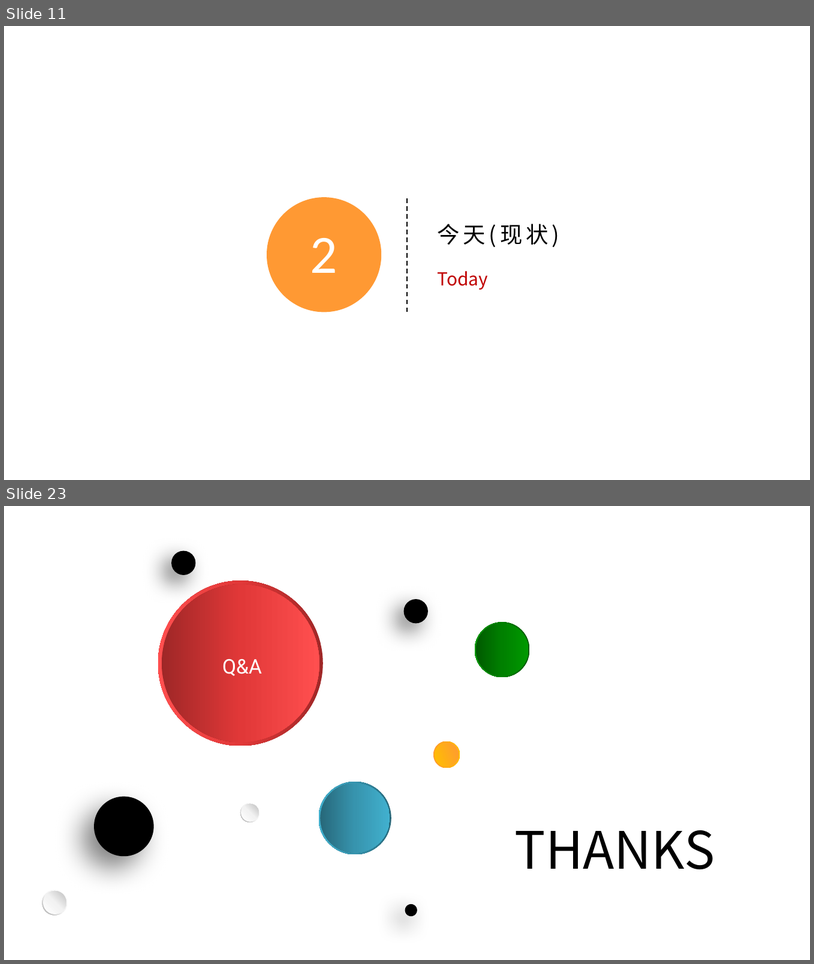
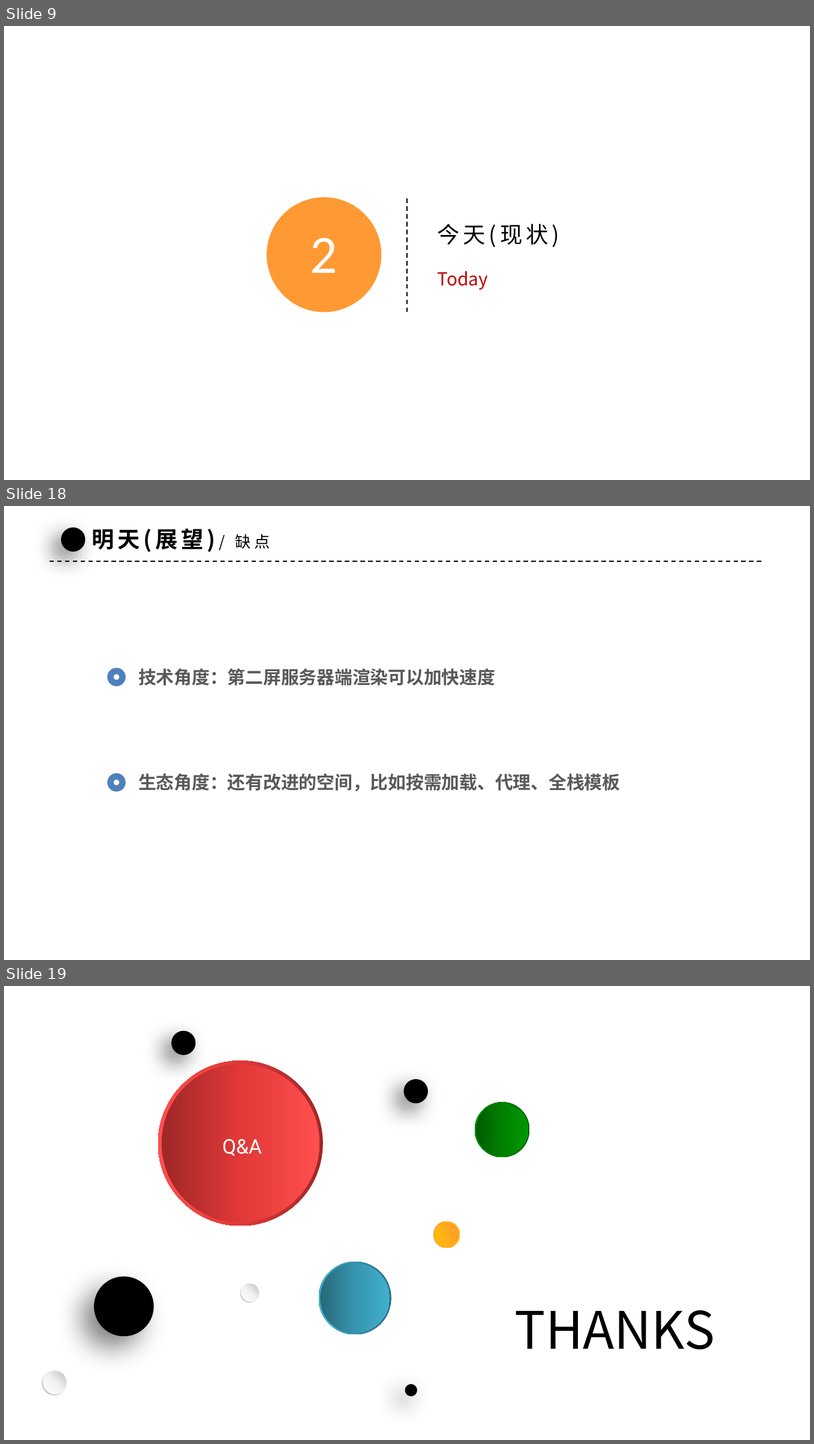
Before and after one commit to xiaoqiang-zhao/my-cellar, a slide deck: web/articles/ssr/SSR.pptx. Shown one above the other, each under a label of ours: slides 11 and 23 before the commit, slides 9, 18 and 19 after it; the slides between them are not shown. The pictures are 814x964 and 814x1444 pixels, drawn with LibreOffice and Linux fonts; fonts in the diff are those of the drawing; background and template pictures are left out. Boxes give left, top, right and bottom in pixels: in the first picture for what was removed or moved away, otherwise in the second. Text is boxed around its words. In the diff, an @@ line names an element or a change of style, - is before the commit and + after.

```diff
--- a/web/articles/ssr/SSR.pptx
+++ b/web/articles/ssr/SSR.pptx
@@ slide 18 added at (x1=4, y1=506, x2=810, y2=960), background picture (left out) @@
@@ ellipse added at (x1=61, y1=527, x2=86, y2=551), fill #000000 @@
@@ text added at (x1=92, y1=528, x2=270, y2=552), 20 pt, text #000000, bold @@
+明天(展望)/ 缺点
@@ line added from (49, 561) to (765, 561), #000000 1 pt dashed @@
@@ donut added at (x1=109, y1=669, x2=125, y2=685), fill #4F81BD, outline #4F81BD 2 pt @@
@@ text added at (x1=138, y1=668, x2=495, y2=685), 16 pt, text #595959, bold @@
+技术角度：第二屏服务器端渲染可以加快速度
@@ donut added at (x1=109, y1=775, x2=125, y2=790), fill #4F81BD, outline #4F81BD 2 pt @@
@@ text added at (x1=138, y1=773, x2=620, y2=791), 16 pt, text #595959, bold @@
+生态角度：还有改进的空间，比如按需加载、代理、全栈模板
@@ what was slide 11 is now slide 9 @@
@@ what was slide 23 is now slide 19 @@
```
Also in this commit, not shown: 7 slides changed, 8 other slides added, 12 slides removed, 1 other file.
